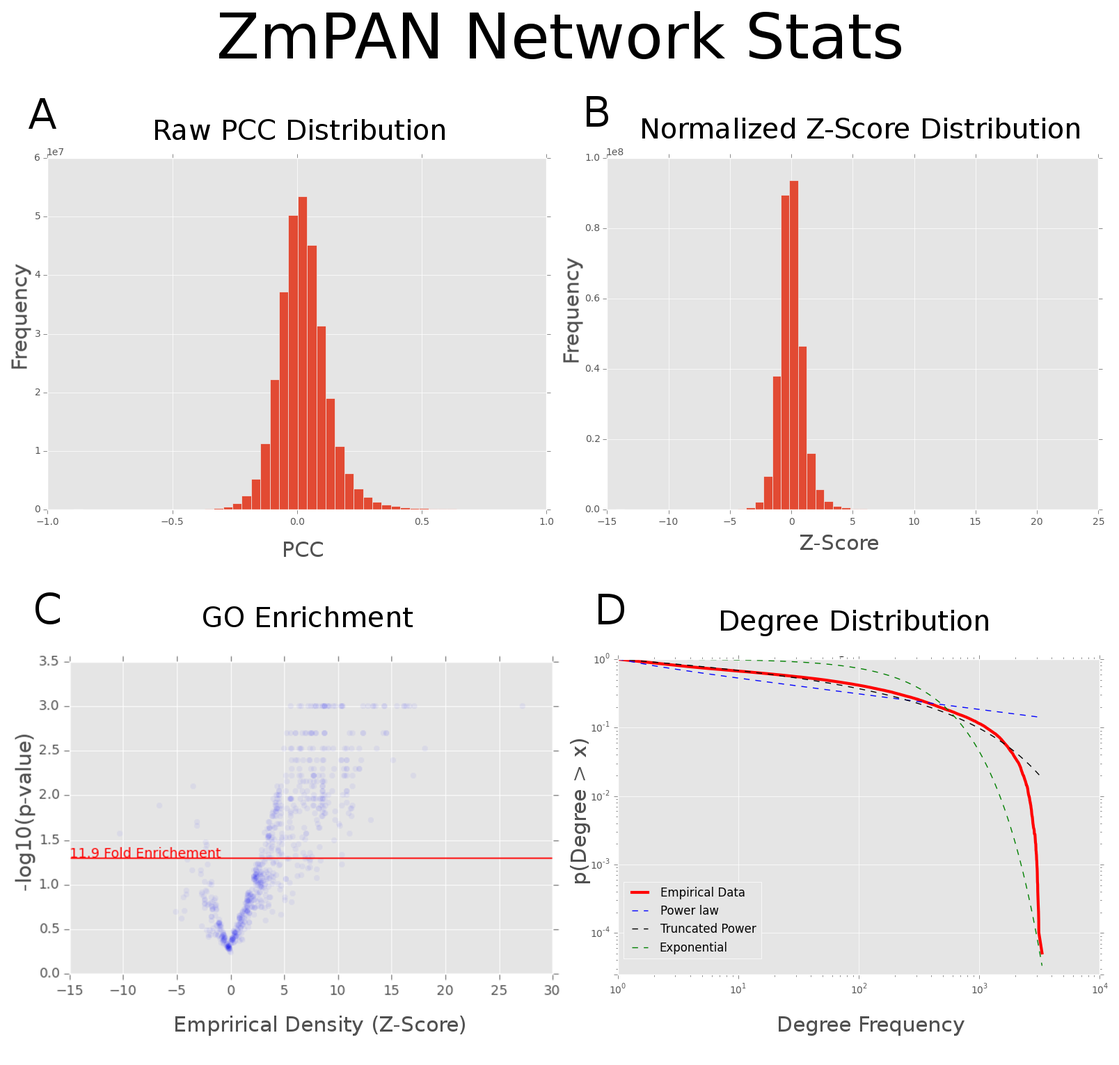
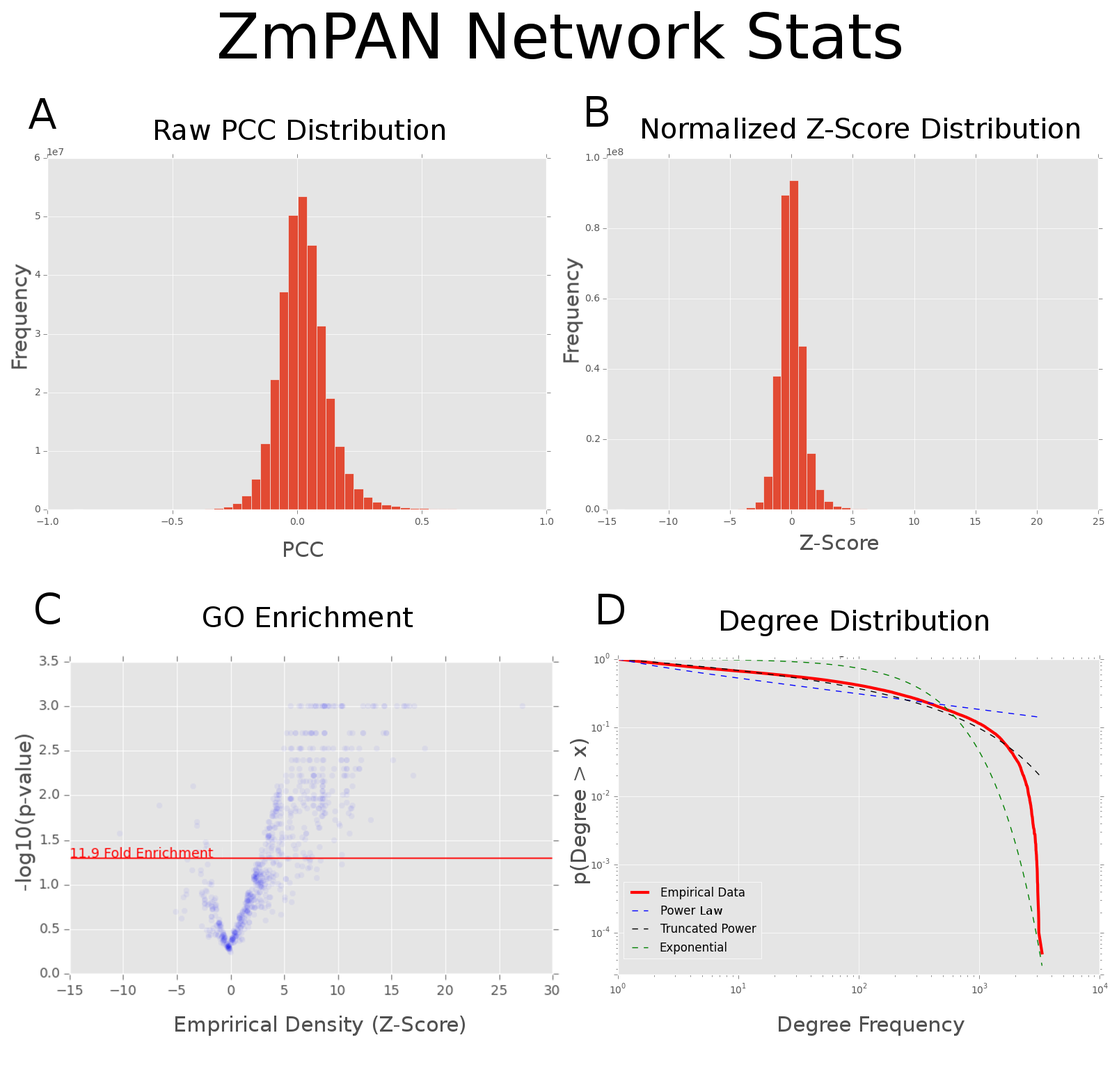
Before/after of a 1119 × 1065 layered artwork. What changed in the layer stack:
added layer "Law" above "Pasted Layer #3" over [700,906,723,915]
added layer "Pasted Layer #3" above "Pasted Layer #2" over [214,846,222,859]
added layer "Pasted Layer #2" above "Pasted Layer #1" over [178,846,216,859]
painted on "Pasted Layer #1" over [700,904,719,915]
painted on "Supp Fig 1 - ZmPAN Health.tiff" over [185,846,723,915]
